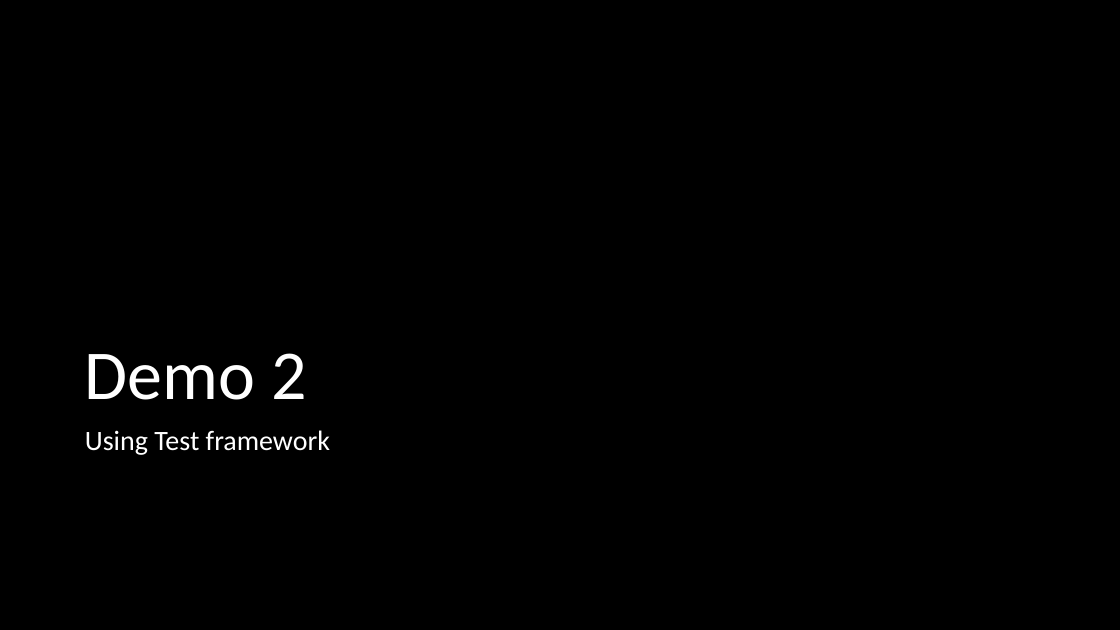
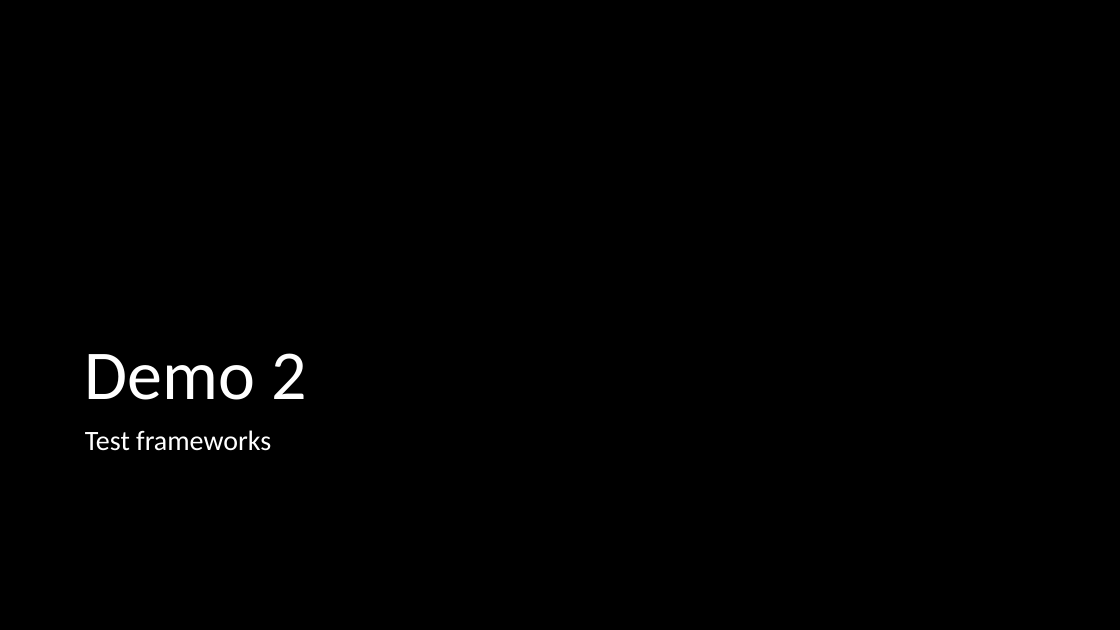
Before and after one commit to melkorCBA/testing-in-frontend, a slide deck: slide 11 of Reliable Frontends.pptx (slide 12 before the commit). Drawn at 1120x630 pixels with LibreOffice and Linux fonts; fonts in the diff are those of the drawing. Boxes give left, top, right and bottom in pixels: in the first picture for what was removed or moved away, otherwise in the second. Text is boxed around its words. In the diff, an @@ line names an element or a change of style, - is before the commit and + after.

```diff
--- a/Reliable Frontends.pptx
+++ b/Reliable Frontends.pptx
@@ text at (85, 430, 271, 451): text changed @@
-Using Test framework
+Test frameworks
```
Also in this commit, not shown: 4 other slides changed, 3 slides added, 4 slides removed, 3 other files.
